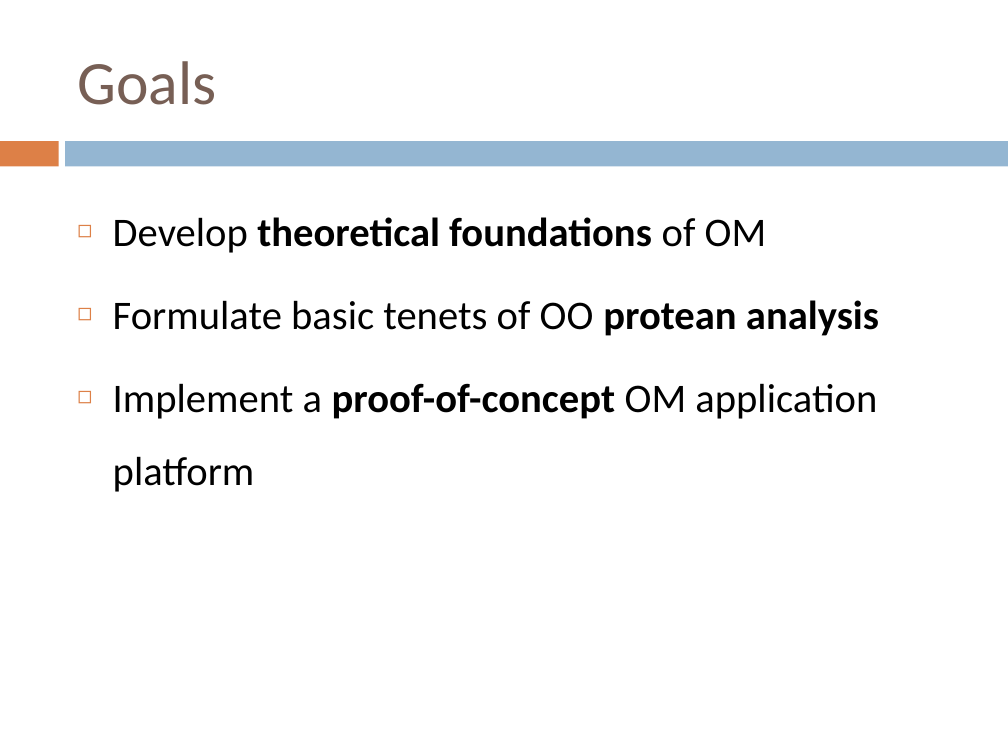
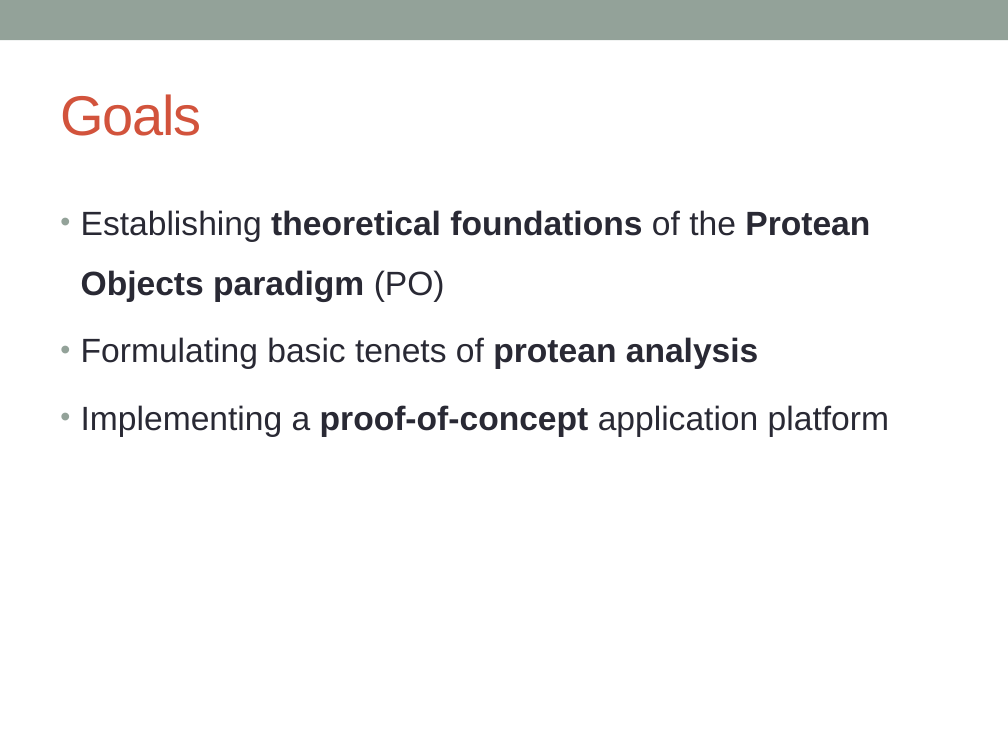
Before and after one commit to zslajchrt/morpheus, a slide deck: slide 3 of src/main/doc/thesis/mala/MalaObhajoba.pptx. Drawn at 1008x756 pixels with LibreOffice and Linux fonts; fonts in the diff are those of the drawing. Boxes give left, top, right and bottom in pixels: in the first picture for what was removed or moved away, otherwise in the second. Text is boxed around its words. In the diff, an @@ line names an element or a change of style, - is before the commit and + after.

```diff
--- a/src/main/doc/thesis/mala/MalaObhajoba.pptx
+++ b/src/main/doc/thesis/mala/MalaObhajoba.pptx
@@ rectangle added at box(0, 0, 1008, 40), fill #93A299 @@
@@ title "Goals": place and size @@
-title "Goals" at box(77, 61, 216, 105)
+title "Goals" at box(60, 94, 201, 136)
@@ title "Goals" at box(60, 94, 201, 136): size 44 to 40 pt, font Calibri to Arial, text colour #775F55 to #D2533C, letter spacing 0 to -1 pt @@
@@ rectangle removed at box(0, 141, 58, 166) @@
@@ rectangle removed at box(66, 141, 1008, 166) @@
@@ text at box(81, 210, 889, 437): text changed; size 29 to 24 pt; font Calibri to Arial; text colour #000000 to #292934 @@
-◻ Develop theoretical foundations of OM
-◻ Formulate basic tenets of OO protean analysis
-◻ Implement a proof-of-concept OM application platform
+• Establishing theoretical foundations of the Protean Objects paradigm (PO)
+• Formulating basic tenets of protean analysis
+• Implementing a proof-of-concept application platform
```
Also in this commit, not shown: 14 other slides changed, 4 slides added, 3 slides removed.
